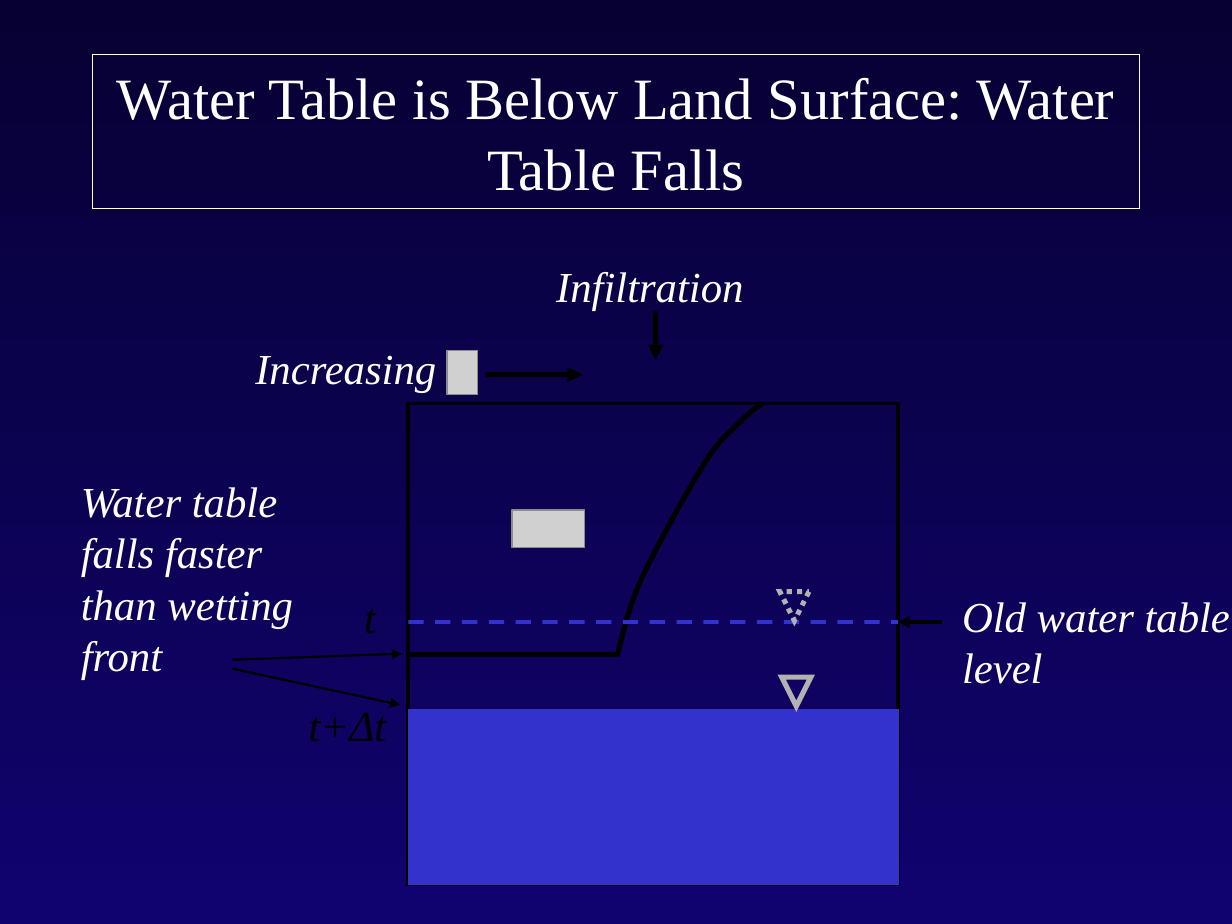
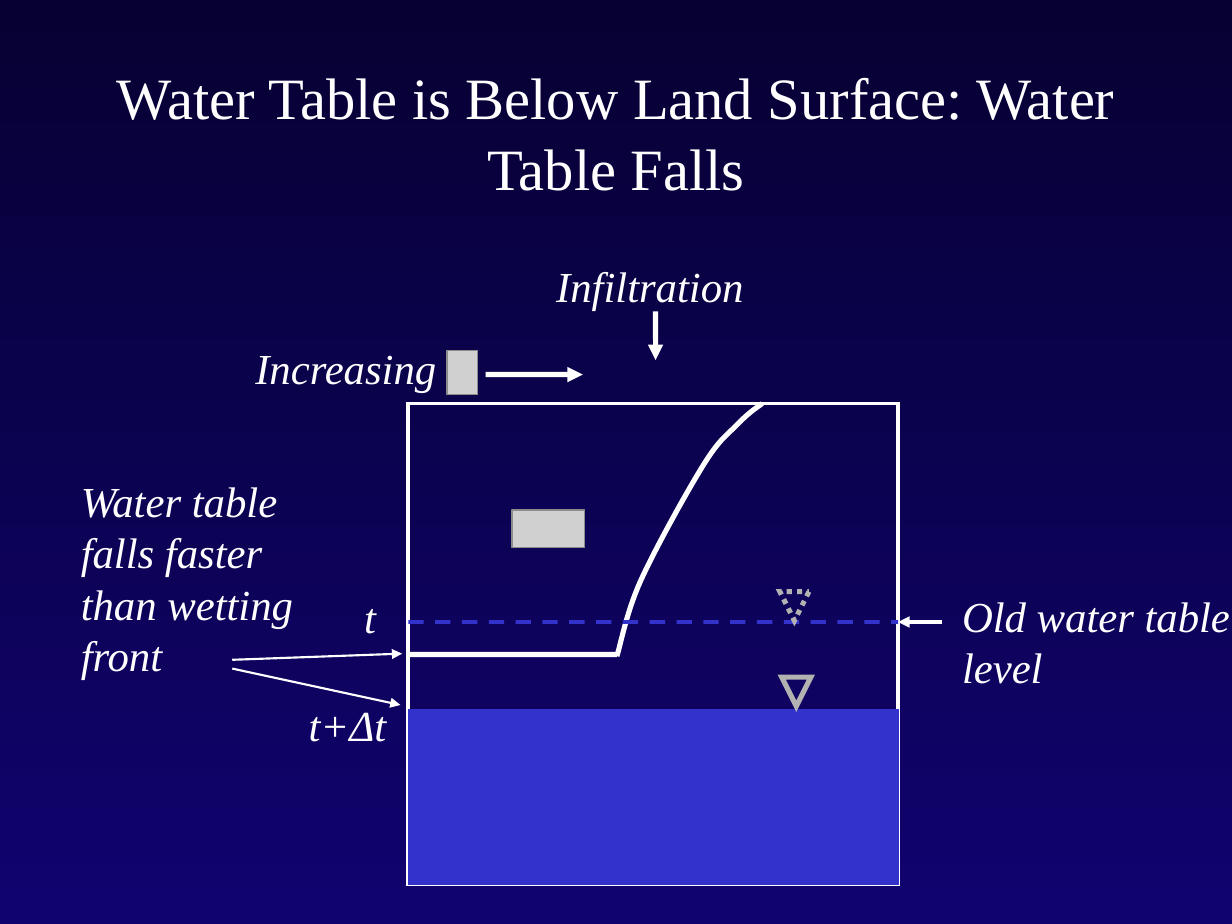
Before and after one commit to rniswon/gsflowID2447_classrepo, a slide deck: slide 11 of presentations/Niswonger/Intro_modflow_C.pptx. Drawn at 1232x924 pixels with LibreOffice and Linux fonts; fonts in the diff are those of the drawing; grey boxes stand for pictures; background and template pictures are left out. Boxes give left, top, right and bottom in pixels: in the first picture for what was removed or moved away, otherwise in the second. Text is boxed around its words. In the diff, an @@ line names an element or a change of style, - is before the commit and + after.

```diff
--- a/presentations/Niswonger/Intro_modflow_C.pptx
+++ b/presentations/Niswonger/Intro_modflow_C.pptx
@@ title "Water Table is Below Land ...": place and size @@
-title "Water Table is Below Land ..." at (92,54,1140,208)
+title "Water Table is Below Land ..." at (117,77,1114,191)
@@ title "Water Table is Below Land ..." at (117,77,1114,191): outline #FFFFFF 0.75 pt to none @@
@@ arrow (655, 312) - (655, 360): stroke #000000 3 pt to #FFFFFF 3 pt @@
@@ arrow (485, 375) - (583, 375): stroke #000000 3 pt to #FFFFFF 3 pt @@
@@ rectangle at (408,404,898,885): outline #000000 2.25 pt to #FFFFFF 2.25 pt @@
@@ freeform shape at (617,404,763,657): outline #000000 3 pt to #FFFFFF 3 pt @@
@@ text "t" at (364,609,376,634): text colour #000000 to #FFFFFF @@
@@ arrow (941, 622) - (898, 622): stroke #000000 2.25 pt to #FFFFFF 2.25 pt @@
@@ arrow (233, 660) - (402, 654): stroke #000000 1.25 pt to #FFFFFF 1.25 pt @@
@@ line (617, 654) - (408, 654): stroke #000000 3 pt to #FFFFFF 3 pt @@
@@ arrow (233, 669) - (400, 705): stroke #000000 1.25 pt to #FFFFFF 1.25 pt @@
@@ text "t+Δt" at (309,712,387,742): text colour #000000 to #FFFFFF @@
```
Also in this commit, not shown: 2 other slides changed, 3 other files.
